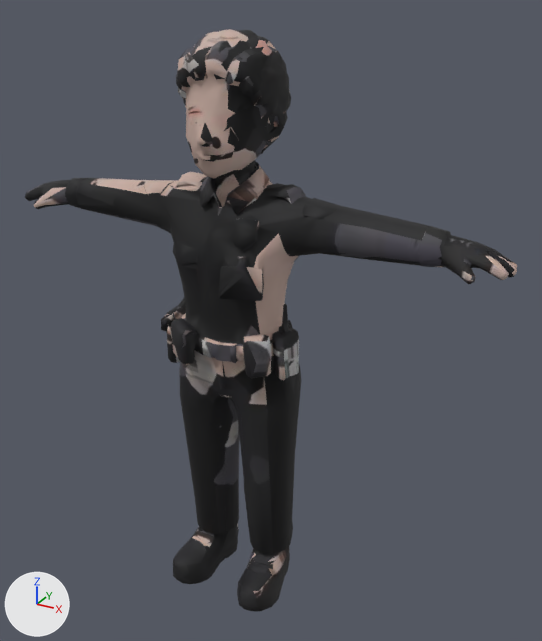
What one commit did to the glTF model dist/models/people/security-guard.glb.
Rendered twice from a camera (50 mm lens) standing at (0.846, -1.364, 1.43) and looking at (0.065, 0.056, 0.72). Every picture has the same lights, and +X, +Y and +Z are marked at lower left. The picture after the commit comes second. Where no turn or scale is listed for an object, it has been applied to the vertices. Vertices at exactly the same position are counted once.

The first picture shows 'char1.001'.
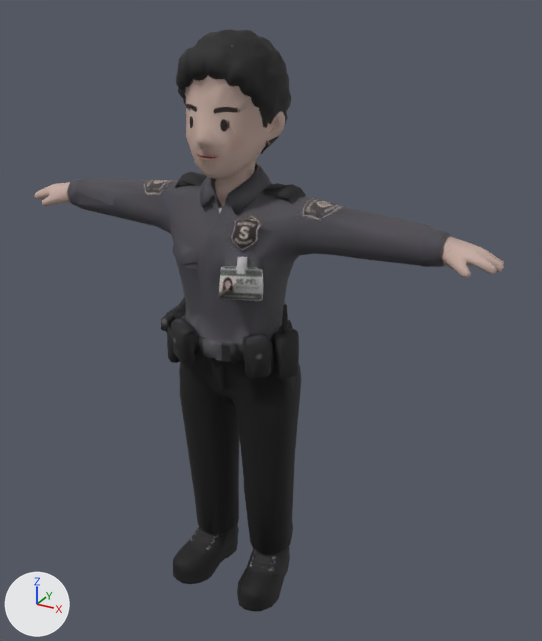
Where the change shows, as pixel boxes (x1, y1, x2, y2) in the pictures (542 x 641 px; the box of a moved part takes in the faces that stretch with it):
'char1.001', reshaped: before (25, 29, 517, 612); after (35, 29, 504, 612)
part 1 of me_char1_003, moved or reshaped: before (25, 178, 517, 397); after (35, 178, 504, 397)
part 2 of me_char1_003, reshaped: before (247, 549, 261, 566); after (207, 540, 261, 566)
part 3 of me_char1_003, moved or reshaped: (176, 77, 228, 126) in both
part 4 of me_char1_003, moved or reshaped: (173, 312, 228, 342) in both
part 5 of me_char1_003, surface changed: before (35, 29, 508, 601); after (44, 29, 485, 601)

What the commit changed:
me_char1_003 is used by ob_char1_001; location (0.0, 0.0, 0.0).
me_char1_003 had 2238 vertices, 4499 faces and spanned x -0.612..0.613, y -0.138..0.138, z 0.001..1.361.
me_char1_003 now has 2238 vertices, 4499 faces and spans x -0.584..0.588, y -0.138..0.138, z 0.001..1.361.
me_char1_003 part 1: 70 vertices moved from x -0.543..0.604, y -0.052..0.071, z 0.92..1.012 to x -0.527..0.58, y -0.04..0.071, z 0.921..1.011; 191 vertices removed from x -0.612..0.613, y -0.065..0.065, z 0.629..1.039; 180 vertices added at x -0.584..0.588, y -0.072..0.059, z 0.618..1.04.
me_char1_003 part 2: 4 vertices removed from x -0.101..0.065, y -0.027..0.077, z 0.03..0.106; 9 vertices added at x -0.101..0.064, y -0.043..0.078, z 0.023..0.11.
me_char1_003 part 3: 4 vertices removed from x -0.106..0.023, y -0.094..0.093, z 1.209..1.33; 8 vertices added at x -0.109..0.024, y -0.094..0.094, z 1.21..1.332.
me_char1_003 part 4: 2 vertices removed from x -0.149..-0.007, y -0.088..-0.027, z 0.663..0.714; 4 vertices added at x -0.149..-0.005, y -0.09..-0.023, z 0.659..0.714.
me_char1_003 part 5: 3722 kept faces spanning x -0.527..0.58, y -0.138..0.138, z 0.001..1.361 get new texture (UV) coordinates.
